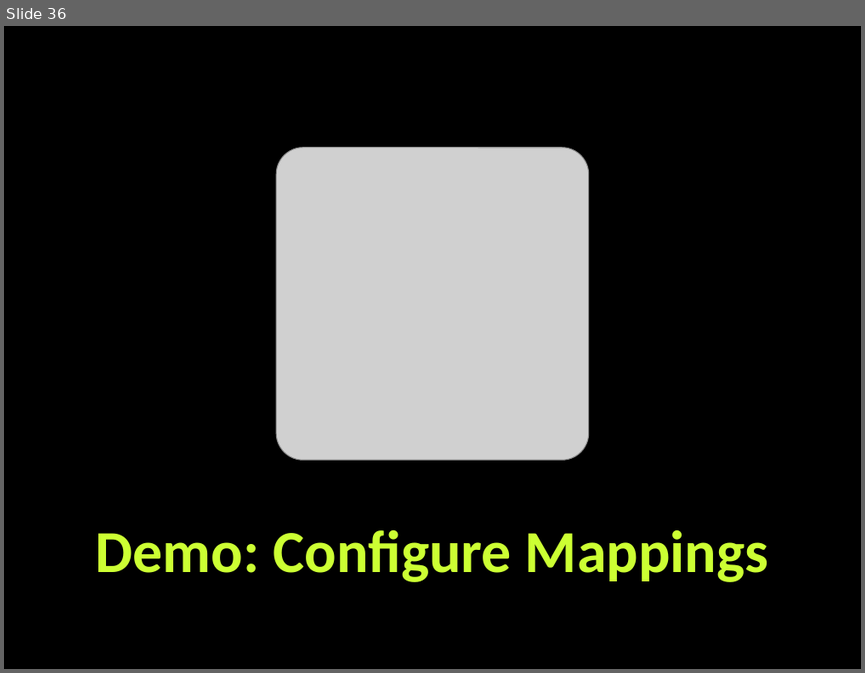
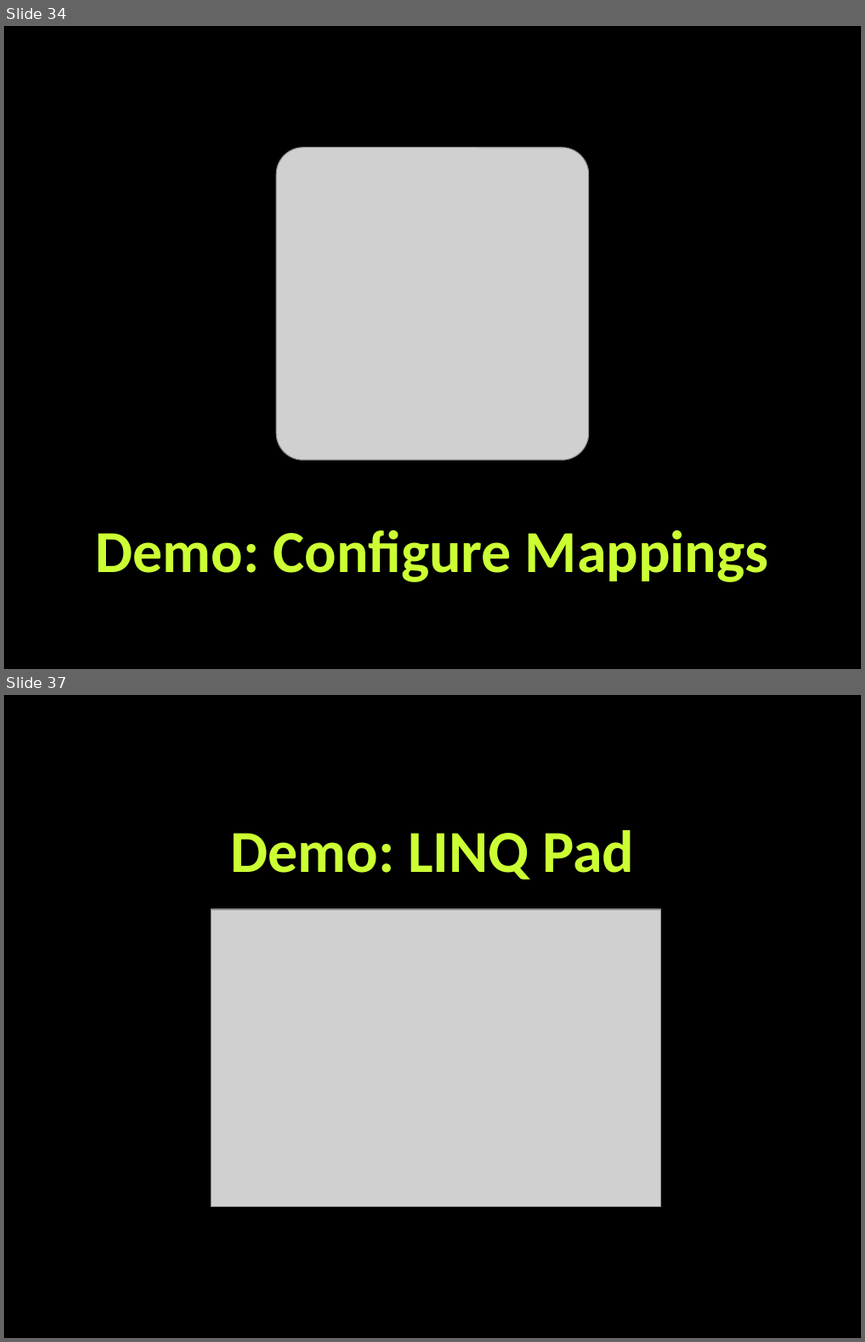
Before and after one commit to martin-nikolov/Telerik-Academy, a slide deck: Databases/10. Entity Framework Code First/Entity-Framework-Code-First.pptx. Shown one above the other, each under a label of ours: slide 36 before the commit, slides 34 and 37 after it; the slides between them are not shown. The pictures are 865x673 and 865x1342 pixels, drawn with LibreOffice and Linux fonts; fonts in the diff are those of the drawing; grey boxes stand for pictures; background and template pictures are left out. Boxes give left, top, right and bottom in pixels: in the first picture for what was removed or moved away, otherwise in the second. Text is boxed around its words. In the diff, an @@ line names an element or a change of style, - is before the commit and + after.

```diff
--- a/Databases/10. Entity Framework Code First/Entity-Framework-Code-First.pptx
+++ b/Databases/10. Entity Framework Code First/Entity-Framework-Code-First.pptx
@@ slide 37 added at (4, 695, 861, 1338), background picture (left out) @@
@@ title added at (230, 830, 634, 879), 50 pt, text #CCFF33, bold @@
+Demo: LINQ Pad
@@ picture added at (211, 909, 661, 1206) @@
@@ what was slide 36 is now slide 34 @@
```
Also in this commit, not shown: 4 slides changed, 5 other slides added, 2 slides removed, 3 other files.
